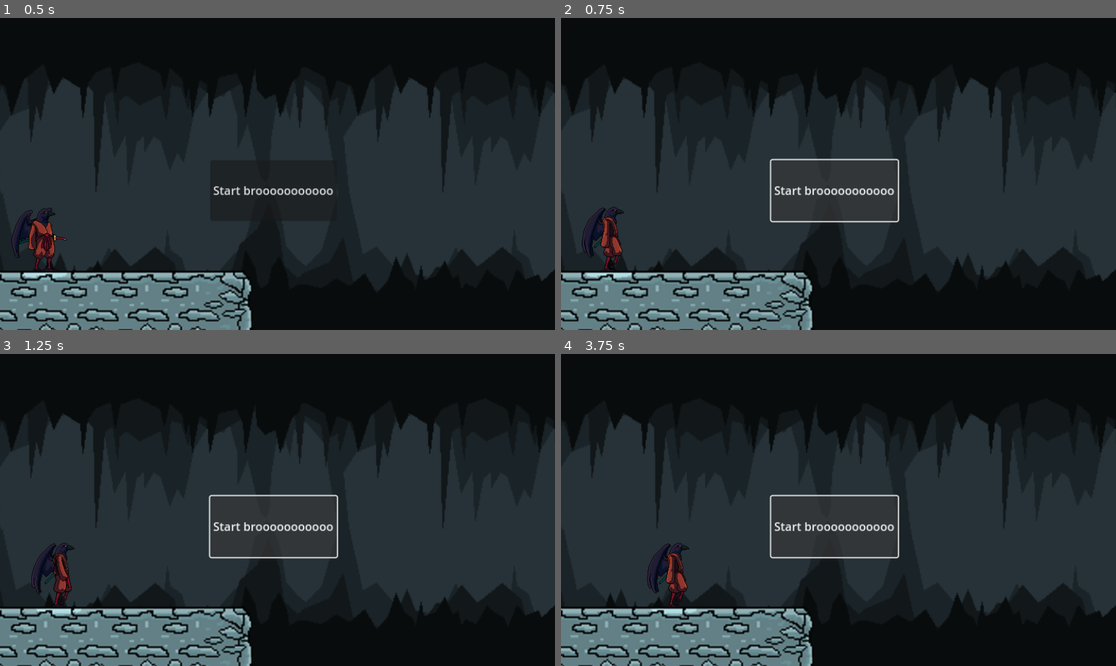
Above: before the commit, frames 1-4 (two rows, left to right).
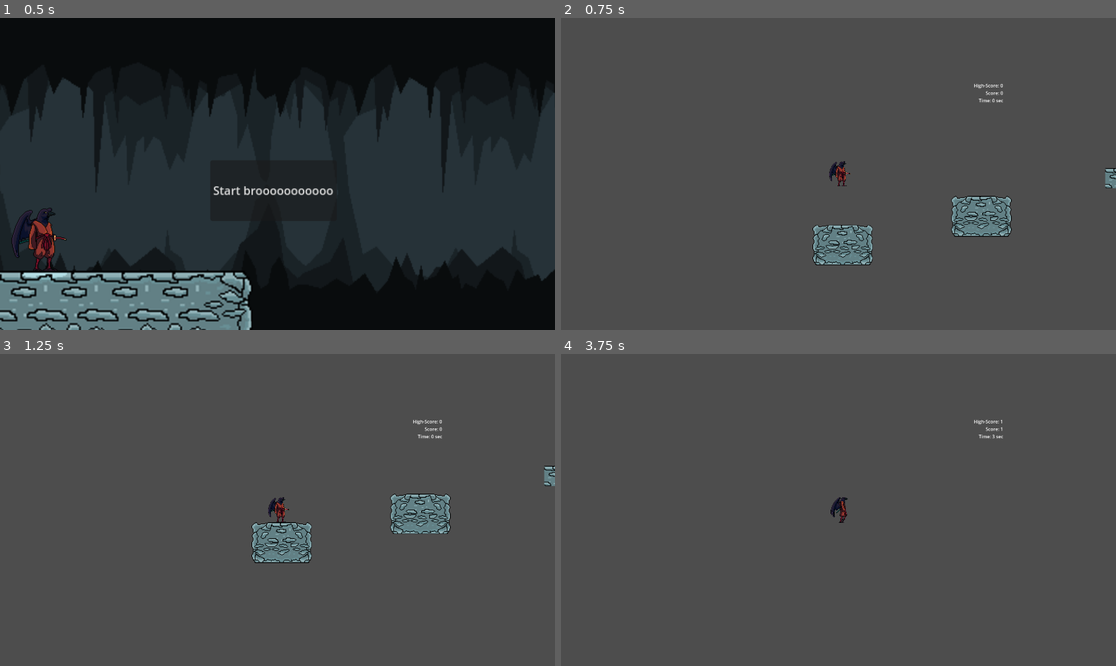
Above: after the commit, the same moments.

Repository: Neolanco/samurai-game
Game: Godot game, scene res://titlescreen.tscn
Two runs of this game, one before a commit and one after it. Both use one fixed random seed, a clock stepped at 60 frames per second and the inputs below.
Inputs (mouse positions are in pixels of both pictures, inside the frame that each line leads up to):
- Up to frame 1 (0.5 s): no input
- Up to frame 2 (0.75 s): click "Start brooooooooooo" at 0.5 s
- Up to frame 3 (1.25 s): no input
- Up to frame 4 (3.75 s): click (832, 525) at 1.25 s, where only the run before the commit has a clickable "Start brooooooooooo"; tap Enter (ui_accept) at 2, 2.27, 3.02 s; hold Space 2.03-2.78 s; hold Right (ui_right) 2.03-3.53 s; tap Shift at 2.85 s; hold Left (ui_left) from 3.53 s (still down); hold Q from 3.53 s (still down)

Frame 1 is identical in both runs. In frame 2, 99% of the frame differs, in the area x 0-100%, y 0-100%; in frame 3, 99%; in frame 4, 99%.

Commit message:
I'm wolking ere'

Diff:
--- a/player_1.gd
+++ b/player_1.gd
@@ -111,6 +111,24 @@
 
 	game.update(delta)
 
+	if abs(velocity.x) > 0:
+		if $Sprite_Walking.is_visible():
+			pass
+		else:
+			$Sprite_Idle.visible = false
+			$Sprite_Walking.visible = true
+			$Sprite_Walking.play()
+			$Sprite_Idle.stop()
+	else:
+		if $Sprite_Idle.is_playing():
+			pass
+		else:
+			$Sprite_Idle.visible = true
+			$Sprite_Walking.visible = false
+			$Sprite_Walking.stop()
+			$Sprite_Idle.play()
+
+
 	update_score(delta)
 
 # Called when the node enters the scene tree for the first time.
--- a/player_1.tscn
+++ b/player_1.tscn
@@ -188,7 +188,6 @@
 frame_progress = 0.632772
 
 [node name="Sprite_Walking" type="AnimatedSprite2D" parent="."]
-visible = false
 position = Vector2(3, -1)
 sprite_frames = SubResource("SpriteFrames_7mfx8")
 
--- a/titlescreen.gd
+++ b/titlescreen.gd
@@ -13,7 +13,8 @@
 		emit_signal("dummy_start_walk")
 
 
-func _on_bt_nstart_pressed():
+
+func _on_BTNstart_pressed():
 	print('BTNstart pressed')
 	emit_signal("dummy_start_walk")
-	emit_signal("dummy_start_walk")
+	get_tree().change_scene_to_file("res://main.tscn")
--- a/titlescreen.tscn
+++ b/titlescreen.tscn
@@ -572,4 +572,4 @@
 offset_bottom = 281.0
 text = "Start brooooooooooo"
 
-[connection signal="pressed" from="UI/BTNstart" to="." method="_on_bt_nstart_pressed"]
+[connection signal="pressed" from="UI/BTNstart" to="." method="_on_BTNstart_pressed"]
